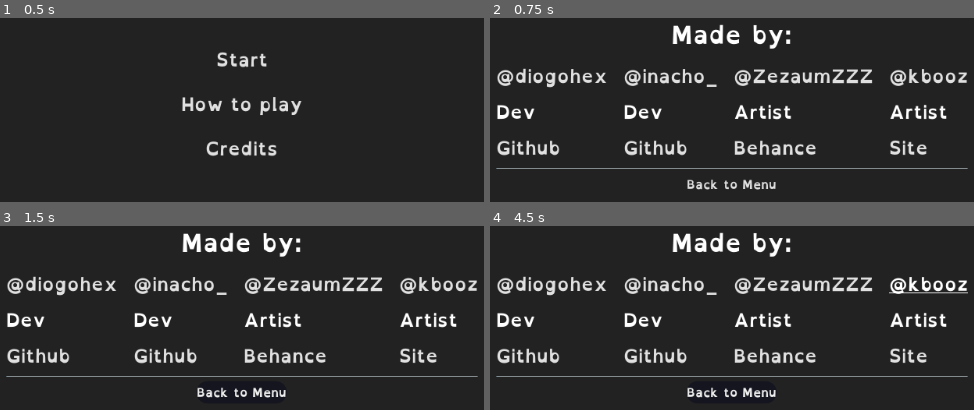
Above: before the commit, frames 1-4 (two rows, left to right).
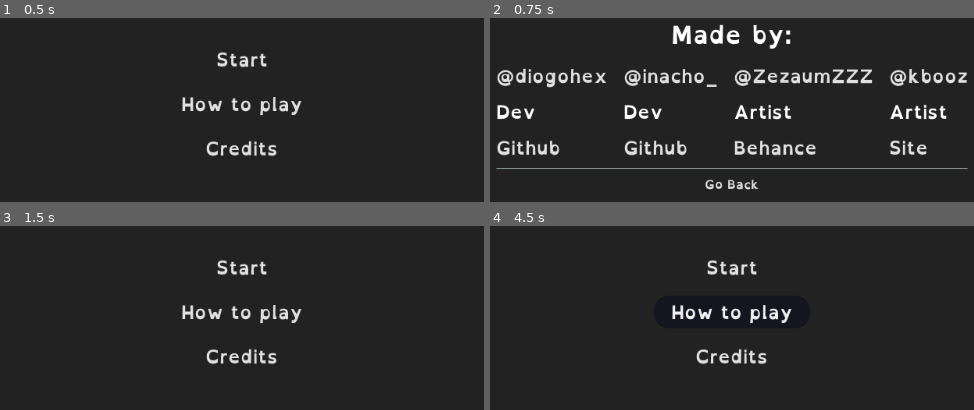
Above: after the commit, the same moments.

Repository: kbooz/ludum-46
Game: Godot game, scene res://Test Scenes/Scenes/StartScreen.tscn
Two runs of this game, one before a commit and one after it. Both use one fixed random seed, a clock stepped at 60 frames per second and the inputs below.
Inputs (mouse positions are in pixels of both pictures, inside the frame that each line leads up to):
- Up to frame 1 (0.5 s): no input
- Up to frame 2 (0.75 s): click "Credits" at 0.5 s
- Up to frame 3 (1.5 s): click "Back to Menu" (after the commit: "Go Back") at 1.25 s
- Up to frame 4 (4.5 s): click (732, 268) at 2 s, where only the run after the commit has a clickable "Start"; click (732, 268) at 2.75 s, where only the run after the commit has a clickable "Start"; click (732, 312) at 3.5 s, where only the run after the commit has a clickable "How to play"; move the mouse to (906, 288) at 4.27 s; hold Right (ui_right) from 4.28 s (still down); click (906, 288) at 4.42 s

Frame 1 is identical in both runs. In frame 2, 0.6% of the frame differs, in the area x 40-60%, y 87-94%; in frame 3, 11%; in frame 4, 11%, in the area x 1-99%, y 3-94%.
Error before the commit: Invalid type in function 'change_scene' in base 'SceneTree'. Cannot convert argument 1 from Nil to String. (res://Test)

Commit message:
Go back from Credits to Other screens

Diff:
--- a/Scripts/GameManager.gd
+++ b/Scripts/GameManager.gd
@@ -19,12 +19,13 @@
 
 func _ready():
 	VisualServer.set_default_clear_color(Color("#232323"))
+	randomize()
 	init()
+
+func init():
 	player = get_tree().get_nodes_in_group("player")[0]
 	props = get_tree().get_nodes_in_group("props")
 	start_time = OS.get_unix_time()
-
-func init():
 	level = 1
 	movements = 0
 	partyometer_depletion_rate = 1
@@ -37,8 +38,9 @@
 	if Input.is_action_just_pressed("ui_accept"):
 		increase_level()
 
-	# var disaster_chance = clamp(level-2, 0, 9) / 10.0
-	# print (disaster_chance)
+	var disaster_chance = clamp(level-2, 0, 6) / 10.0
+
+
 
 	if partyometer.value <= 0:
 		end_time = OS.get_unix_time()
--- a/Scripts/GameOver.gd
+++ b/Scripts/GameOver.gd
@@ -1,6 +1,7 @@
 extends Control
 
 func _ready():
+	GlobalResources.previous_scene = self.filename
 	var string = "Nice Job!\n\n You kept the party going for %d:%d!\n\n%d people attended!\n\nYou got to level %d!"
 	$Panel/Label.text =  string % [GlobalResources.time_mins, GlobalResources.time_secs, GlobalResources.max_attendance, GlobalResources.level_reached]
 
@@ -8,7 +9,9 @@
 	get_tree().change_scene("res://Test Scenes/LevelDesignTest.tscn")
 	pass # Replace with function body.
 
-
 func _on_Button3_pressed():
 	get_tree().change_scene("res://Test Scenes/Scenes/StartScreen.tscn")
 	pass # Replace with function body.
+
+func _on_Button2_pressed():
+	get_tree().change_scene("res://Test Scenes/Scenes/Credits.tscn")
--- a/Scripts/ResourceProp.gd
+++ b/Scripts/ResourceProp.gd
@@ -24,7 +24,6 @@
 
 func _ready():
 	mat = sprite.get_material()
-	print(mat)
 	initial_label_position = label.rect_position.y
 	label.visible = false
 	game_manager = get_tree().get_nodes_in_group("Game Manager")[0]
@@ -67,18 +66,15 @@
 		interactive = true
 	pass # Replace with function body.
 
-
 func _on_Area2D_body_exited(body):
 	if body.name == "Player":
 		interactive = false
 	pass # Replace with function body.
 
-
 func _on_Timer_timeout():
 	if curr_resource >= 1:
 		curr_resource -= 1
 	pass # Replace with function body.
-
 
 func _on_HoverArea_area_entered(area):
 	if area.name == "CursorTracker":
--- a/Test Scenes/LevelDesignTest.tscn
+++ b/Test Scenes/LevelDesignTest.tscn
@@ -25,43 +25,13 @@
 [ext_resource path="res://audio/alert_fail.wav" type="AudioStream" id=23]
 [ext_resource path="res://assets-originals/png/fog1x.png" type="Texture" id=24]
 [ext_resource path="res://Test Scenes/Guest.tscn" type="PackedScene" id=25]
+[ext_resource path="res://shader/crt.shader" type="Shader" id=26]
 
 [sub_resource type="CircleShape2D" id=1]
 radius = 4.91624
 
-[sub_resource type="Shader" id=2]
-code = "shader_type canvas_item;
-
-uniform float scan_line_count : hint_range(0, 1080) = 50;
-
-vec2 uv_curve(vec2 uv) {
-	uv = (uv - 0.5) * 2.0;
-
-	uv.x *= 1.0 + pow(abs(uv.y) / 8.0, 2.0);
-	uv.y *= 1.0 + pow(abs(uv.x) / 8.0, 2.0);
-
-	uv /= 1.2;
-
-	uv = (uv / 2.0) +  0.5;
-	return uv;
-}
-
-void fragment() {
-	float PI = 3.14159;
-	float r = texture(SCREEN_TEXTURE, uv_curve(SCREEN_UV) + vec2(SCREEN_PIXEL_SIZE.x*0.0), 0.0).r;
-	float g = texture(SCREEN_TEXTURE, uv_curve(SCREEN_UV) + vec2(SCREEN_PIXEL_SIZE.x*1.0), 0.0).g;
-	float b = texture(SCREEN_TEXTURE, uv_curve(SCREEN_UV) + vec2(SCREEN_PIXEL_SIZE.x*-1.0), 0.0).b;
-
-	float s = sin(uv_curve(SCREEN_UV).y * scan_line_count * PI * 2.0);
-	s = (s * 0.5 + 0.5) * 0.9 + 0.1;
-
-	vec4 scan_line = vec4(vec3(pow(s, 0.25)), 1.0);
-
-	COLOR = vec4(r, g, b, 1.0) * scan_line;
-}"
-
 [sub_resource type="ShaderMaterial" id=3]
-shader = SubResource( 2 )
+shader = ExtResource( 26 )
 shader_param/scan_line_count = 0.0
 
 [node name="Game" type="Node" groups=[
--- a/Test Scenes/Scenes/Credits.tscn
+++ b/Test Scenes/Scenes/Credits.tscn
@@ -178,11 +178,11 @@
 alignment = 1
 
 [node name="Button" type="Button" parent="HBoxContainer/VBoxContainer/HBoxContainer"]
-margin_left = 244.0
-margin_right = 359.0
+margin_left = 267.0
+margin_right = 337.0
 margin_bottom = 28.0
 theme = ExtResource( 4 )
-text = "Back to Menu"
+text = "Go Back"
 [connection signal="pressed" from="HBoxContainer/VBoxContainer/GridContainer/Container/DiogohexTwitter" to="." method="_on_DiogohexTwitter_pressed"]
 [connection signal="pressed" from="HBoxContainer/VBoxContainer/GridContainer/Container/DiogohexGithub" to="." method="_on_DiogohexGithub_pressed"]
 [connection signal="pressed" from="HBoxContainer/VBoxContainer/GridContainer/Container2/InachoTwitter" to="." method="_on_InachoTwitter_pressed"]
--- a/Test Scenes/Scenes/GameOver.tscn
+++ b/Test Scenes/Scenes/GameOver.tscn
@@ -86,7 +86,7 @@
 margin_right = 48.0
 margin_bottom = 99.8
 theme = ExtResource( 2 )
-text = "try again"
+text = "Try again"
 __meta__ = {
 "_edit_use_anchors_": false
 }
@@ -100,7 +100,10 @@
 margin_right = 53.0
 margin_bottom = -60.0
 theme = ExtResource( 2 )
-text = "back to title"
+text = "Back to title"
+__meta__ = {
+"_edit_use_anchors_": false
+}
 
 [node name="Button2" type="Button" parent="."]
 anchor_left = 0.501
@@ -111,9 +114,10 @@
 margin_right = 57.976
 margin_bottom = -99.8
 theme = ExtResource( 2 )
-text = "watch credits"
+text = "Credits"
 __meta__ = {
 "_edit_use_anchors_": false
 }
 [connection signal="pressed" from="Button" to="." method="_on_Button_pressed"]
 [connection signal="pressed" from="Button3" to="." method="_on_Button3_pressed"]
+[connection signal="pressed" from="Button2" to="." method="_on_Button2_pressed"]
--- a/Test Scenes/Scenes/StartScreen.gd
+++ b/Test Scenes/Scenes/StartScreen.gd
@@ -4,6 +4,9 @@
 # Declare member variables here. Examples:
 # var a = 2
 # var b = "text"
+
+func _ready():
+	GlobalResources.previous_scene = self.filename
 
 func _on_StartButton_pressed():
 	get_tree().change_scene("res://Test Scenes/LevelDesignTest.tscn")
--- /dev/null
+++ b/shader/crt.shader
@@ -0,0 +1,29 @@
+shader_type canvas_item;
+
+uniform float scan_line_count : hint_range(0, 1080) = 50;
+
+vec2 uv_curve(vec2 uv) {
+	uv = (uv - 0.5) * 2.0;
+
+	uv.x *= 1.0 + pow(abs(uv.y) / 8.0, 2.0);
+	uv.y *= 1.0 + pow(abs(uv.x) / 8.0, 2.0);
+
+	uv /= 1.2;
+
+	uv = (uv / 2.0) +  0.5;
+	return uv;
+}
+
+void fragment() {
+	float PI = 3.14159;
+	float r = texture(SCREEN_TEXTURE, uv_curve(SCREEN_UV) + vec2(SCREEN_PIXEL_SIZE.x*0.0), 0.0).r;
+	float g = texture(SCREEN_TEXTURE, uv_curve(SCREEN_UV) + vec2(SCREEN_PIXEL_SIZE.x*1.0), 0.0).g;
+	float b = texture(SCREEN_TEXTURE, uv_curve(SCREEN_UV) + vec2(SCREEN_PIXEL_SIZE.x*-1.0), 0.0).b;
+
+	float s = sin(uv_curve(SCREEN_UV).y * scan_line_count * PI * 2.0);
+	s = (s * 0.5 + 0.5) * 0.9 + 0.1;
+
+	vec4 scan_line = vec4(vec3(pow(s, 0.25)), 1.0);
+
+	COLOR = vec4(r, g, b, 1.0) * scan_line;
+}
Not shown: 10 places in Test Scenes/Scenes/Credits.tscn that only renumber resources
